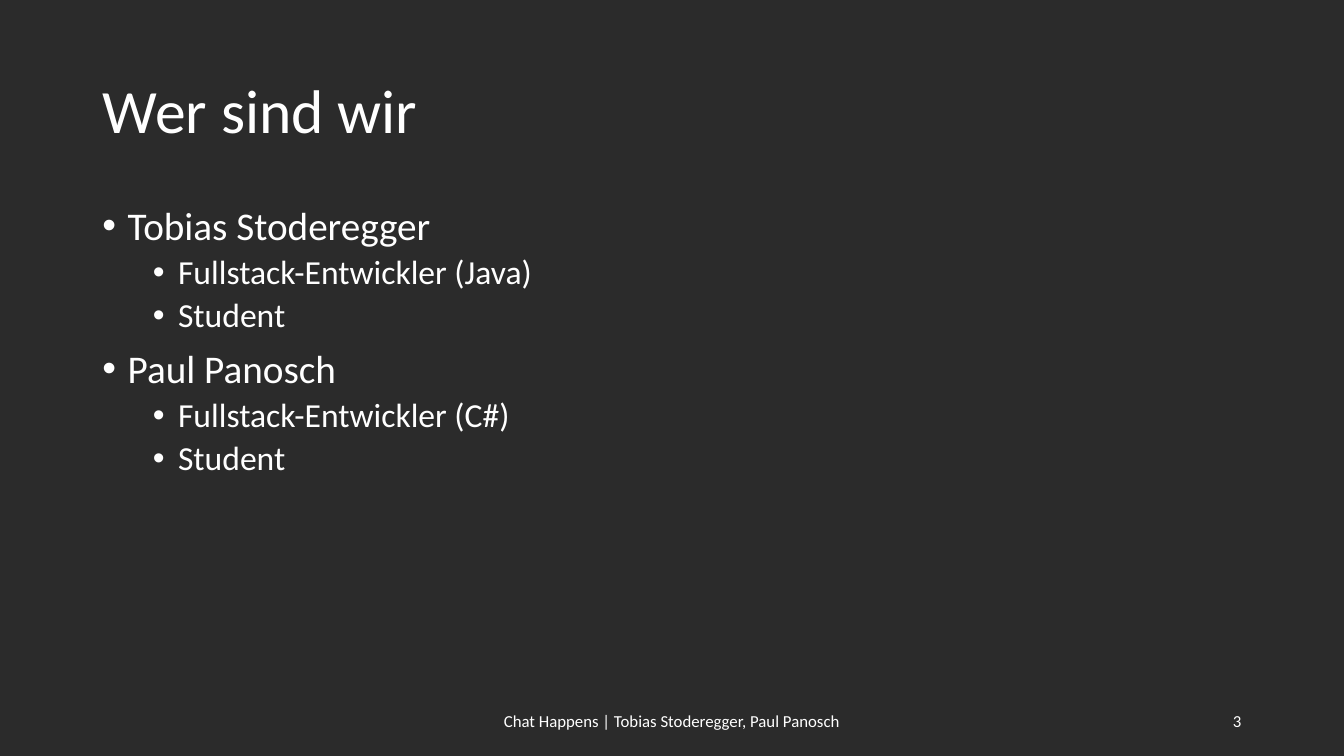
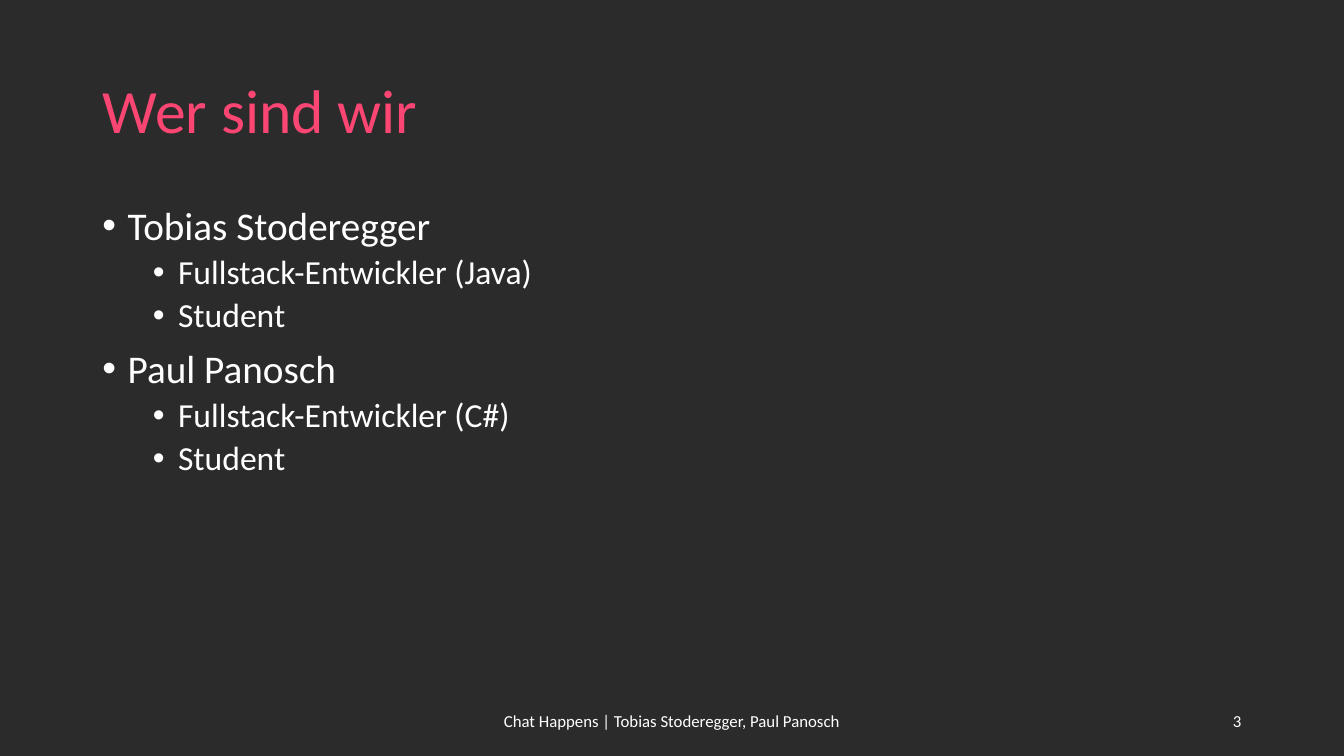
Before and after one commit to TheRealPayPaul/ChatHappens, a slide deck: slide 3 of presentation/Chat_Happens.pptx. Drawn at 1344x756 pixels with LibreOffice and Linux fonts; fonts in the diff are those of the drawing; background and template pictures are left out; a plain dark background stands for a picture behind light text. Boxes give left, top, right and bottom in pixels: in the first picture for what was removed or moved away, otherwise in the second. Text is boxed around its words. In the diff, an @@ line names an element or a change of style, - is before the commit and + after.

```diff
--- a/presentation/Chat_Happens.pptx
+++ b/presentation/Chat_Happens.pptx
@@ title "Wer sind wir" at <box>102,90,418,134</box>: text colour #FFFFFF to #FB4673 @@
```
Also in this commit, not shown: 9 other slides changed, 1 other file.
